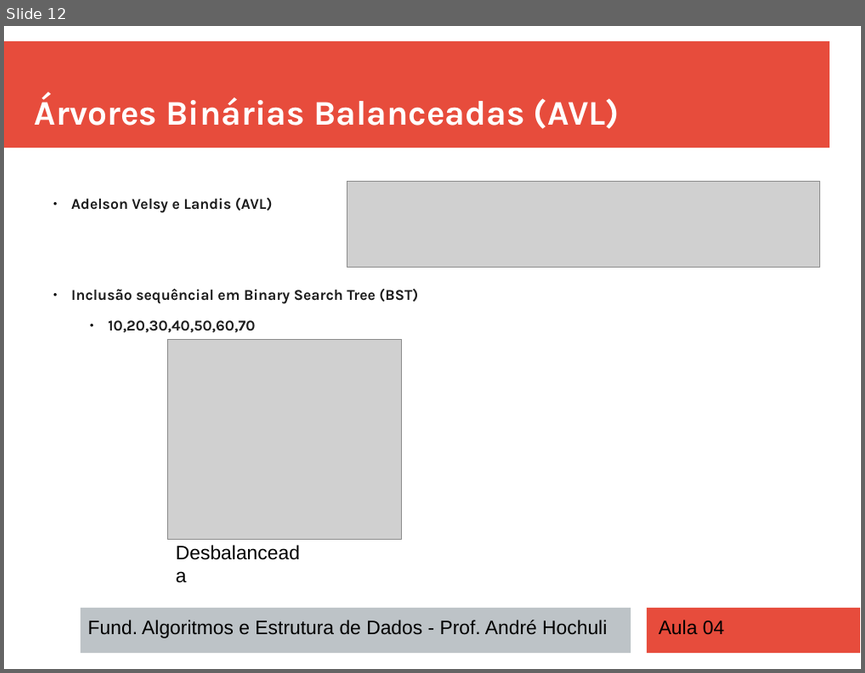
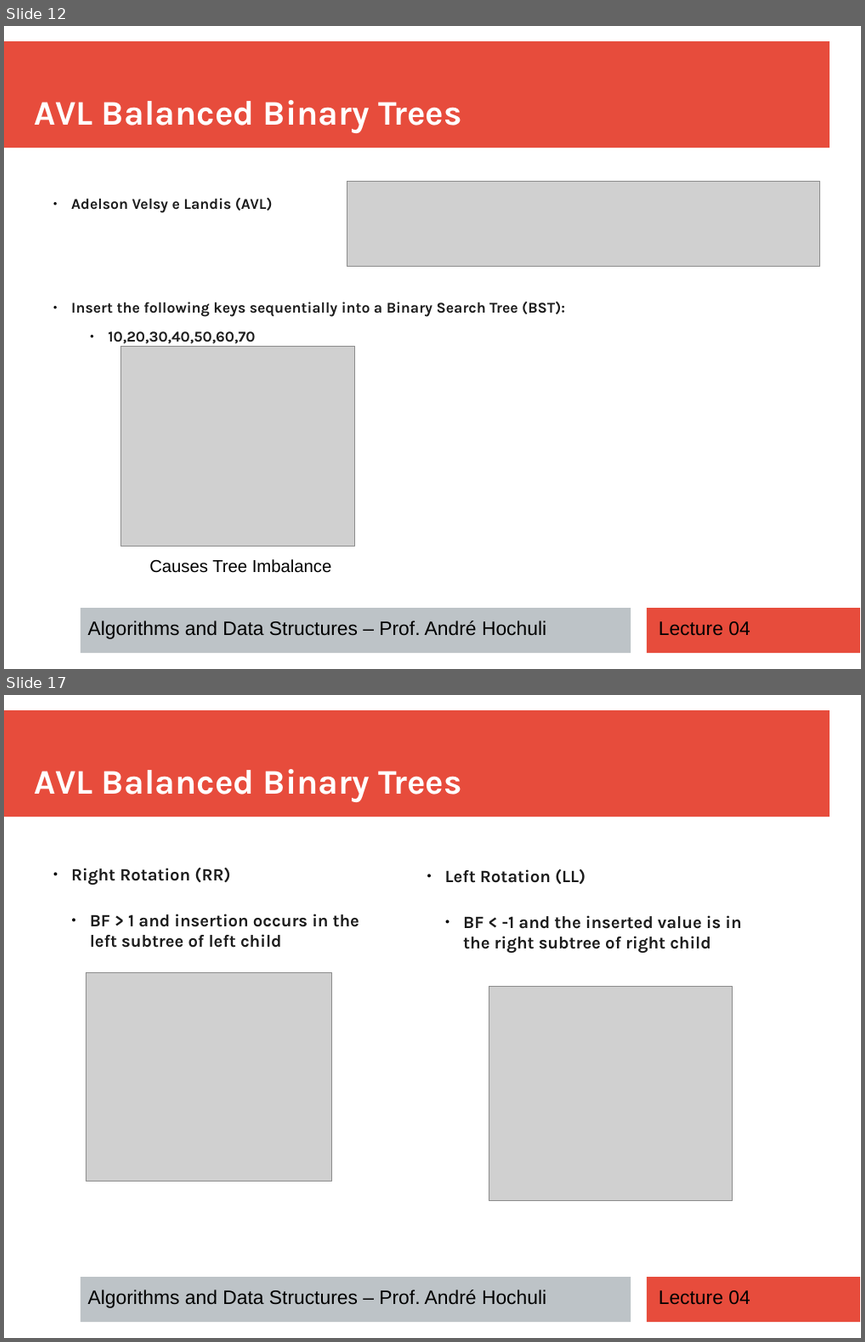
Before and after one commit to andrehochuli/teaching, a slide deck: DataStructuresAndAlgorithms/Lecture 04 - Trees/Aula 04 - Trees.pptx. Shown one above the other, each under a label of ours: slide 12 before the commit, slides 12 and 17 after it; the slides between them are not shown. The pictures are 865x673 and 865x1342 pixels, drawn with LibreOffice and Linux fonts; fonts in the diff are those of the drawing; grey boxes stand for pictures. Boxes give left, top, right and bottom in pixels: in the first picture for what was removed or moved away, otherwise in the second. Text is boxed around its words. In the diff, an @@ line names an element or a change of style, - is before the commit and + after.

```diff
--- a/DataStructuresAndAlgorithms/Lecture 04 - Trees/Aula 04 - Trees.pptx
+++ b/DataStructuresAndAlgorithms/Lecture 04 - Trees/Aula 04 - Trees.pptx
@@ slide 17 added at (4,695,861,1338), background #FFFFFF; not listed: 3 template elements that a slide beside it also shows @@
@@ text added at (35,769,462,802), 32 pt, text #FFFFFF, bold @@
+AVL Balanced Binary Trees
@@ text added at (71,868,359,947), 16 pt, text #1C1C1C, bold @@
+  ● Right Rotation (RR)
+    ● BF > 1 and insertion occurs in the left subtree of left child
@@ text added at (445,869,741,953), 16 pt, text #1C1C1C, bold @@
+  ● Left Rotation (LL)
+    ● BF < -1 and the inserted value is in the right subtree of right child
@@ picture added at (86,973,331,1181) @@
@@ picture added at (489,987,732,1201) @@
@@ text added at (88,1289,546,1308), 18 pt, text #000000 @@
+Algorithms and Data Structures – Prof. André Hochuli
@@ text added at (658,1290,749,1304), 18 pt, text #000000 @@
+Lecture 04
@@ slide 12 changed as well @@
@@ text at (35,100,462,133): text changed @@
-Árvores Binárias Balanceadas (AVL)
+AVL Balanced Binary Trees
@@ text at (71,301,565,317): text changed @@
-  ● Inclusão sequêncial em Binary Search Tree (BST)
+  ● Insert the following keys sequentially into a Binary Search Tree (BST):
@@ picture: place and size @@
-picture at (167,340,401,539)
+picture at (120,346,355,546)
@@ text at (149,559,331,573): text changed; size 18 to 16 pt @@
-Desbalanceada
+Causes Tree Imbalance
@@ text at (88,620,546,639): text changed @@
-Fund. Algoritmos e Estrutura de Dados - Prof. André Hochuli
+Algorithms and Data Structures – Prof. André Hochuli
@@ text at (658,621,749,635): text changed @@
-Aula 04
+Lecture 04
```
Also in this commit, not shown: 5 other slides changed, 17 other slides added, 19 slides removed, 2 other files.
